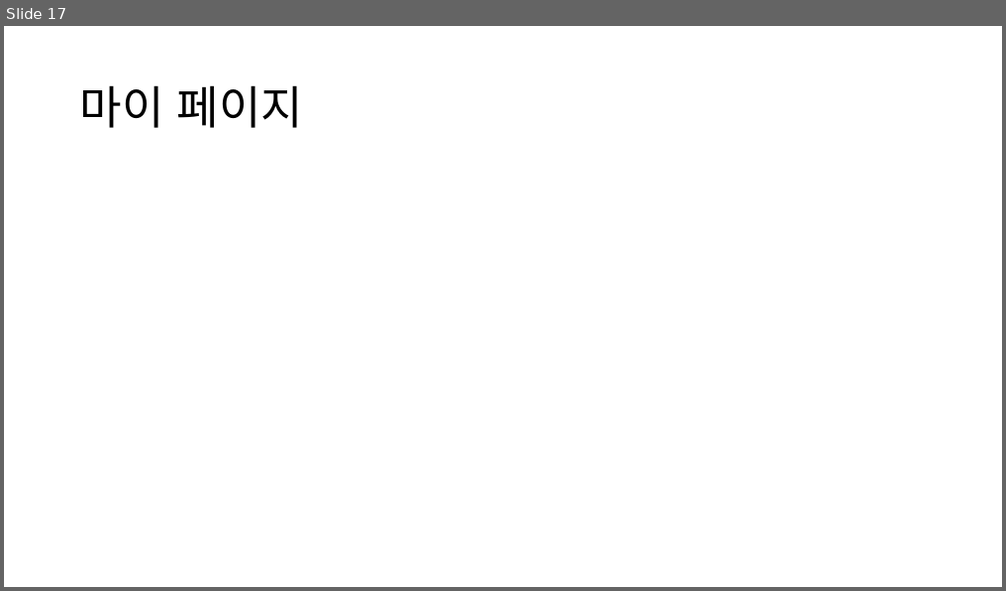
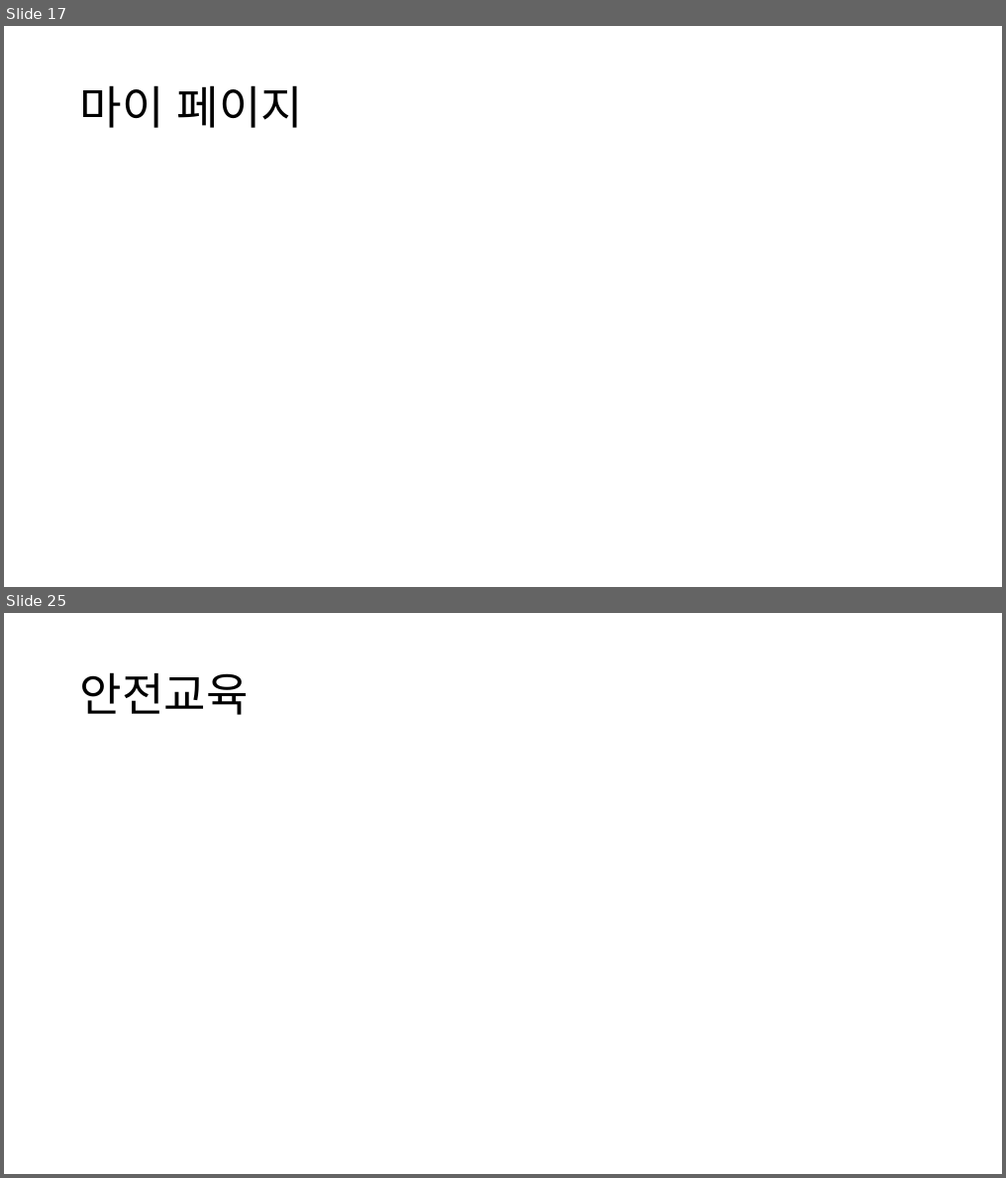
Before and after one commit to imyongchan/source, a slide deck: 스토리보드- 11.20/스토리보드_종합중.pptx. Shown one above the other, each under a label of ours: slide 17 before the commit, slides 17 and 25 after it; the slides between them are not shown. The pictures are 1006x591 and 1006x1178 pixels, drawn with LibreOffice and Linux fonts; fonts in the diff are those of the drawing. Boxes give left, top, right and bottom in pixels: in the first picture for what was removed or moved away, otherwise in the second. Text is boxed around its words. In the diff, an @@ line names an element or a change of style, - is before the commit and + after.

```diff
--- a/스토리보드- 11.20/스토리보드_종합중.pptx
+++ b/스토리보드- 11.20/스토리보드_종합중.pptx
@@ slide 25 added at <box>4,613,1002,1174</box>, background #FFFFFF @@
@@ title added at <box>80,672,249,715</box>, 44 pt, text #000000 @@
+안전교육
```
Also in this commit, not shown: 3 slides changed, 6 other slides added.
